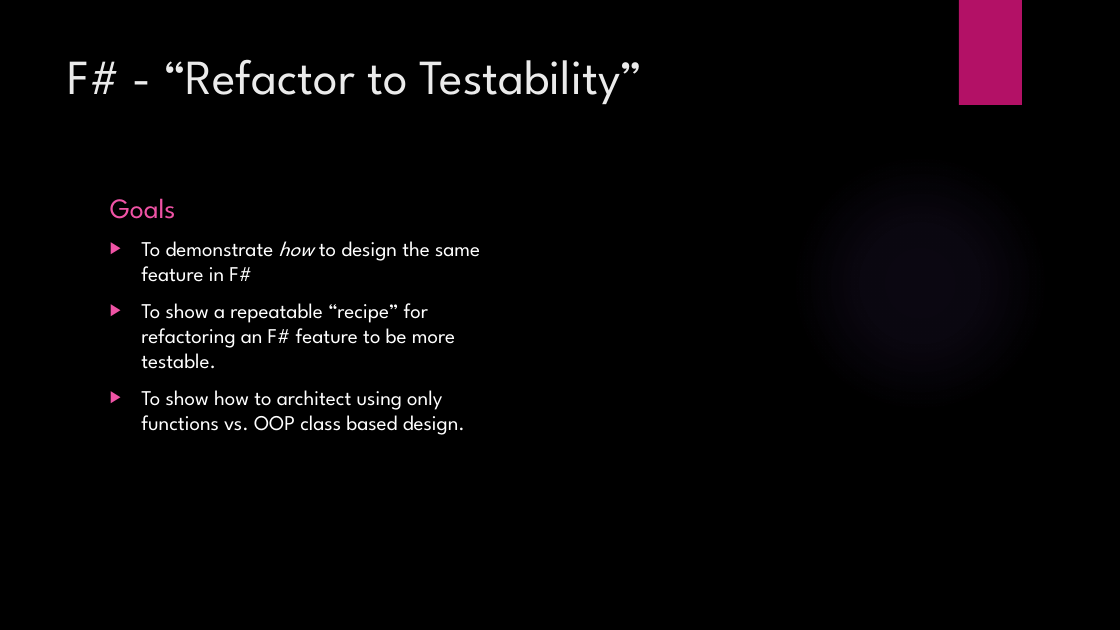
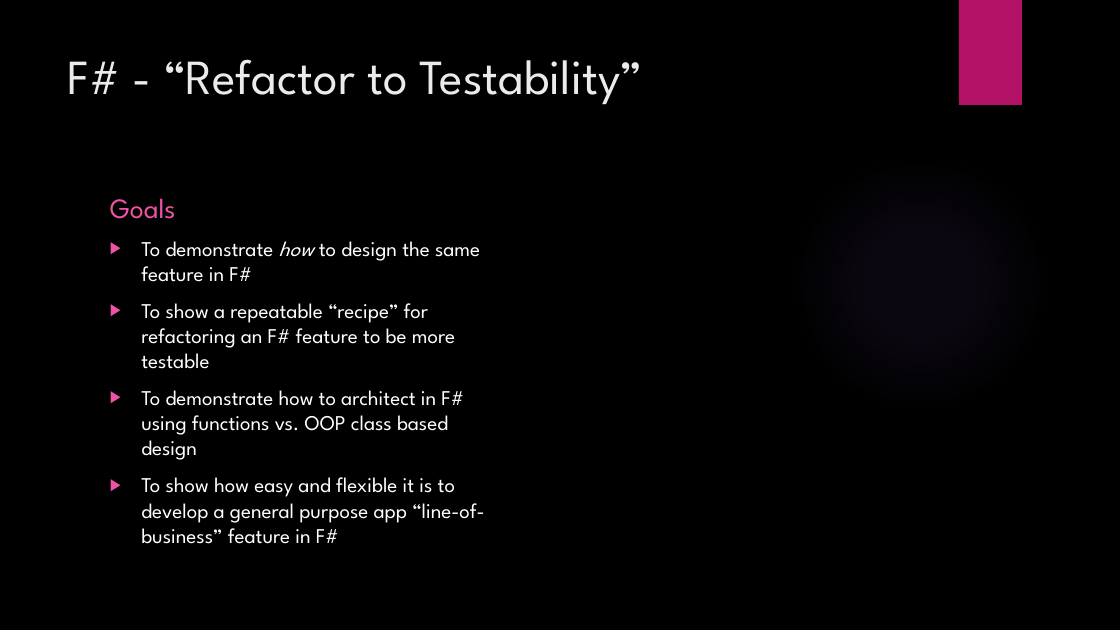
Before and after one commit to JordanMarr/TradeMinderFSharp, a slide deck: slide 11 of TradeMinder F# - C#.pptx. Drawn at 1120x630 pixels with LibreOffice and Linux fonts; fonts in the diff are those of the drawing; background and template pictures are left out. Boxes give left, top, right and bottom in pixels: in the first picture for what was removed or moved away, otherwise in the second. Text is boxed around its words. In the diff, an @@ line names an element or a change of style, - is before the commit and + after.

```diff
--- a/TradeMinder F# - C#.pptx
+++ b/TradeMinder F# - C#.pptx
@@ text at (141,303,485,544): text changed @@
-▶ To show a repeatable “recipe” for refactoring an F# feature to be more testable.
-▶ To show how to architect using only functions vs. OOP class based design.
+▶ To show a repeatable “recipe” for refactoring an F# feature to be more testable
+▶ To demonstrate how to architect in F# using functions vs. OOP class based design
+▶ To show how easy and flexible it is to develop a general purpose app “line-of-business” feature in F#
```
Also in this commit, not shown: 21 other slides changed.
